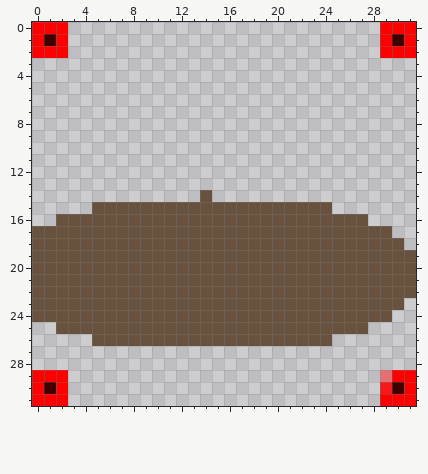
Pixel-art sprite, stored at sprites/images/spr_hole_0.png. The picture above is the old version.
The file is 32x32 pixels. Pixels under 10% opacity are left out. Colours within 5 levels of each other are drawn and written as one.
The same view after the edit:
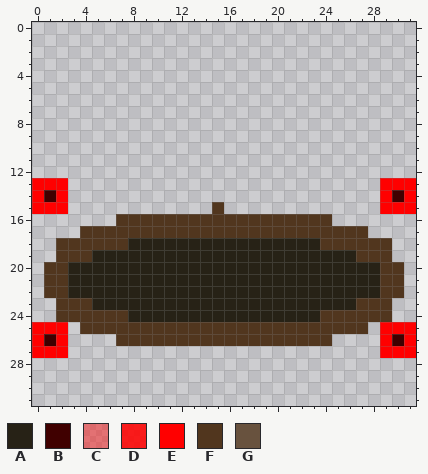
Palette (. is transparent): A #272216  B #400000  C #ff000072  D #ff0000de  E #ff0000  F #51361e  G #68523e
The exact change:
Changed rows in their new state; - is an unchanged pixel.
first column x 0:
 0 ...--------------------------...
 1 ...--------------------------...
 2 ...--------------------------...
first column x 0:
13 EEE--------------------------EEE
14 EBE-----------.--------------EBE
15 EEE--..........F.........----EEE
16 --.....FFFFFFFFFFFFFFFFFF...----
17 ....FFFFFFFFFFFFFFFFFFFFFFFF..--
18 ..FFFFFFAAAAAAAAAAAAAAAAFFFFFF.-
19 ..FFFAAAAAAAAAAAAAAAAAAAAAAFFF..
20 .FFAAAAAAAAAAAAAAAAAAAAAAAAAAFF.
21 .FFAAAAAAAAAAAAAAAAAAAAAAAAAAFF.
22 .FFAAAAAAAAAAAAAAAAAAAAAAAAAAFF.
23 ..FFFAAAAAAAAAAAAAAAAAAAAAAFFF.-
24 ..FFFFFFAAAAAAAAAAAAAAAAFFFFFF--
25 EEE.FFFFFFFFFFFFFFFFFFFFFFFF-EEE
26 EBE--..FFFFFFFFFFFFFFFFFF----EBE
27 EEE--------------------------EEE
29 ...--------------------------...
30 ...--------------------------...
31 ...--------------------------...
